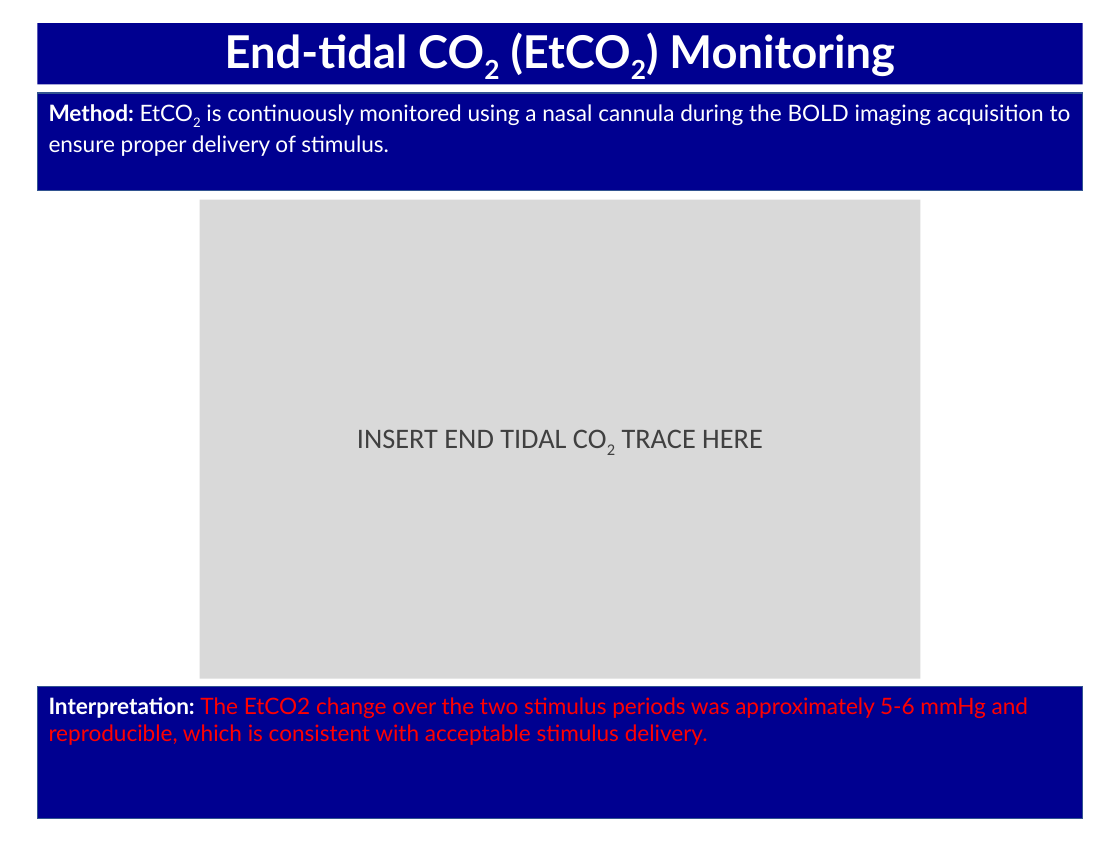
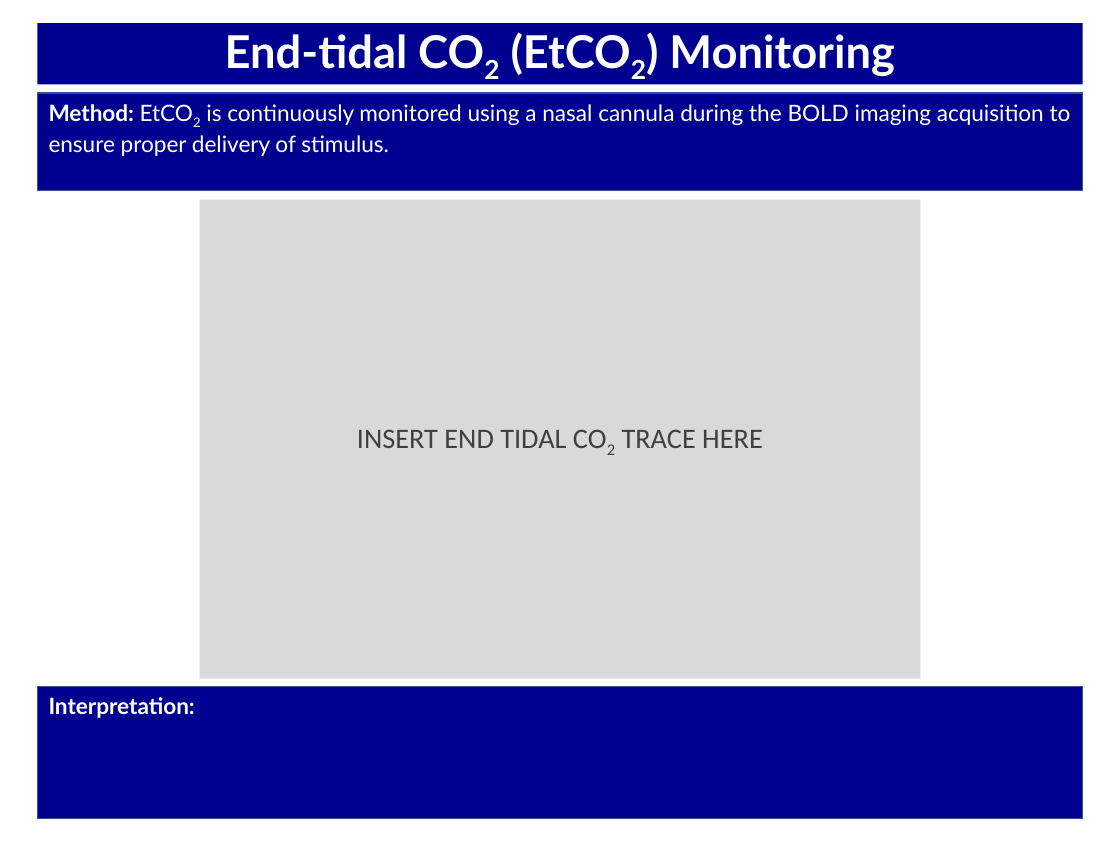
Before and after one commit to rsjones94/scan-reporting, a slide deck: slide 11 of bin/TEMPLATE_BOLD_PLACEHOLDERS.pptx. Drawn at 1120x865 pixels with LibreOffice and Linux fonts; fonts in the diff are those of the drawing. Boxes give left, top, right and bottom in pixels: in the first picture for what was removed or moved away, otherwise in the second. Text is boxed around its words. In the diff, an @@ line names an element or a change of style, - is before the commit and + after.

```diff
--- a/bin/TEMPLATE_BOLD_PLACEHOLDERS.pptx
+++ b/bin/TEMPLATE_BOLD_PLACEHOLDERS.pptx
@@ text in rectangle at [49, 697, 195, 718]: text changed; text colour #FF0000 to #FFFFFF; bold on @@
-Interpretation: The EtCO2 change over the two stimulus periods was approximately 5-6 mmHg and reproducible, which is consistent with acceptable stimulus delivery.
+Interpretation:
```
Also in this commit, not shown: 7 other slides changed, 2 other files.
